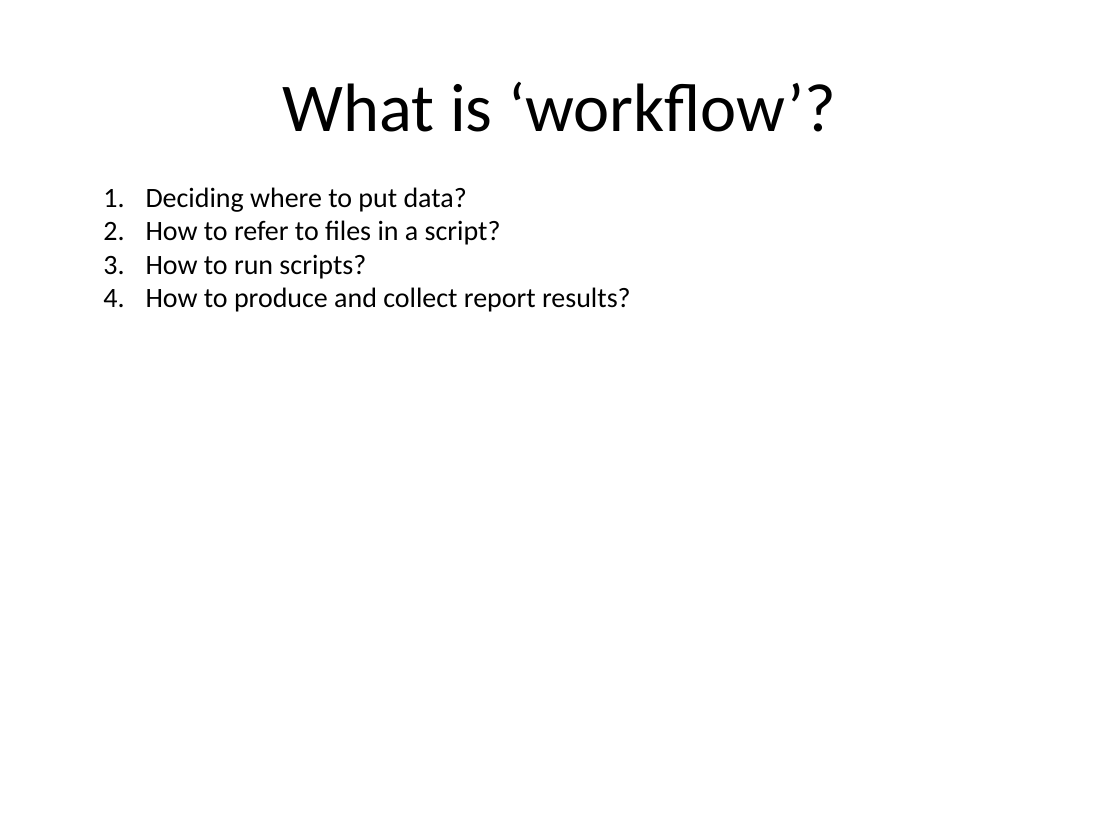
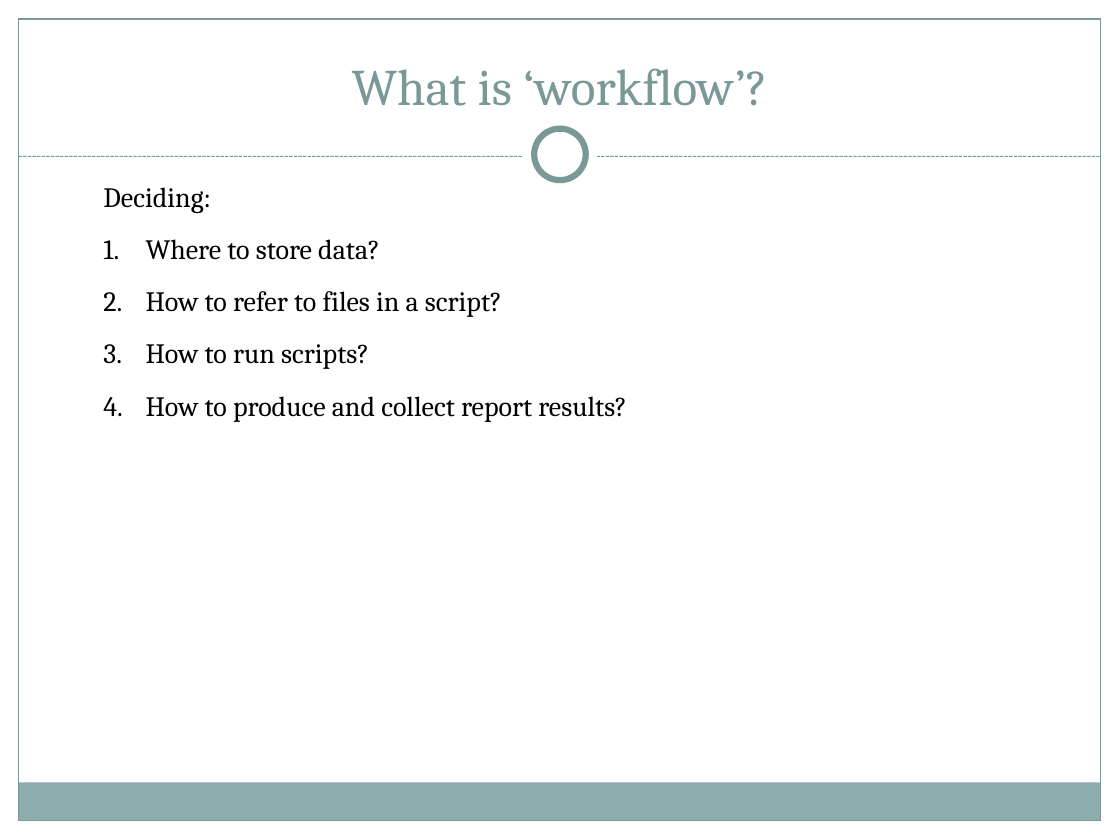
Before and after one commit to roxannebeauclair/RepoWorkFlow, a slide deck: slide 2 of Documents/Presentation Slides/Reproducible reports Delva Group Seminar 29 Feb to 04 March.pptx (slide 1 before the commit). Drawn at 1120x840 pixels with LibreOffice and Linux fonts; fonts in the diff are those of the drawing. Boxes give left, top, right and bottom in pixels: in the first picture for what was removed or moved away, otherwise in the second. Text is boxed around its words. In the diff, an @@ line names an element or a change of style, - is before the commit and + after.

Commit message:
Initiated scripts for project

```diff
--- a/Documents/Presentation Slides/Reproducible reports Delva Group Seminar 29 Feb to 04 March.pptx
+++ b/Documents/Presentation Slides/Reproducible reports Delva Group Seminar 29 Feb to 04 March.pptx
@@ rectangle added at [0,0,1120,170], fill #FFFFFF @@
@@ rectangle added at [0,0,19,840], fill #FFFFFF @@
@@ rectangle added at [19,19,1101,821], outline #7C999A 0.75 pt @@
@@ title "What is ‘workflow’?": place and size @@
-title "What is ‘workflow’?" at [283,82,836,132]
+title "What is ‘workflow’?" at [352,68,767,106]
@@ title "What is ‘workflow’?" at [352,68,767,106]: size 44 to 33 pt, font Calibri to Cambria, text colour #000000 to #7C999A; vertical alignment middle to bottom @@
@@ rectangle added at [1101,0,1120,840], fill #FFFFFF @@
@@ ellipse added at [523,118,598,193], fill #FFFFFF @@
@@ ellipse added at [534,129,586,180], fill #FFFFFF, outline #7C999A 4 pt @@
@@ line added from (19, 157) to (1101, 157), #7C999A 0.75 pt dashed @@
@@ text at [103,187,380,260]: text changed; font Calibri to Cambria @@
-1. Deciding where to put data?
+Deciding:
+1. Where to store data?
@@ text at [146,291,627,422]: font Calibri to Cambria in "How to refer to files in a ...", "How to run scripts?", "How to produce and collect report results?"; more space between paragraphs @@
@@ rectangle added at [18,783,1100,821], fill #8CADAE @@
```
Also in this commit, not shown: 13 other slides changed, 14 slides added, 2 slides removed, 7 other files.
